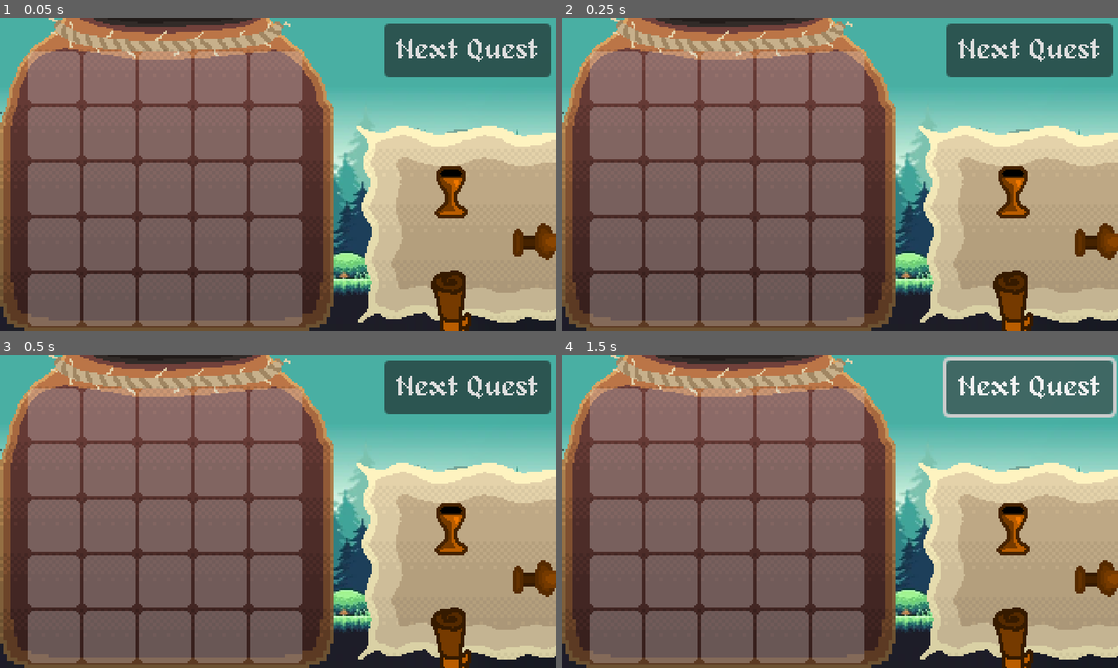
Above: before the commit, frames 1-4 (two rows, left to right).
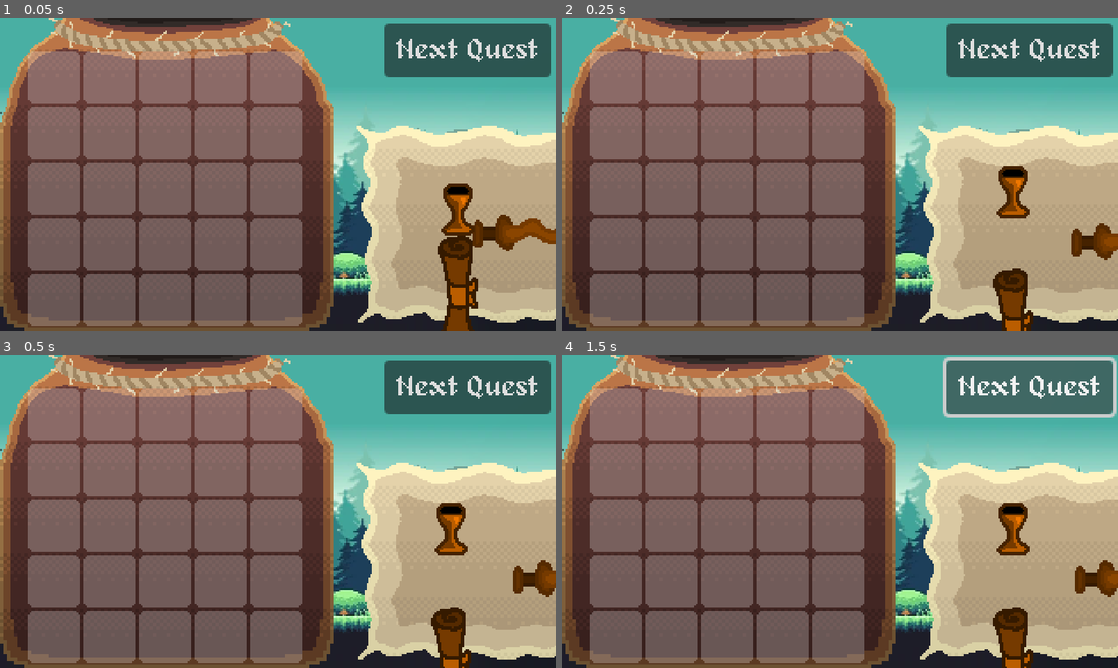
Above: after the commit, the same moments.

Repository: Pyroglyph/lame-jam-52
Game: Godot game, scene res://scenes/game.tscn
The game is run twice, just before and just after one commit, with the same random seed, the same clock (stepped at 60 frames per second) and the same inputs.
Inputs:
- Up to frame 1 (0.05 s): no input
- Up to frame 2 (0.25 s): no input
- Up to frame 3 (0.5 s): no input
- Up to frame 4 (1.5 s): click "Next Quest" at 0.5 s; click "Next Quest" at 1.25 s

The runs differ from the first frame. In frame 1, 4.0% of the frame differs, in the area x 77-100%, y 47-100%; in frame 2, 0.4%; in frame 3, nothing differs; in frame 4, nothing differs.

Commit message:
Add discard area

Diff:
--- a/scenes/game.tscn
+++ b/scenes/game.tscn
@@ -11,6 +11,7 @@
 [ext_resource type="PackedScene" uid="uid://cg000hwsj0kil" path="res://scenes/items/necklace.tscn" id="5_vtaks"]
 [ext_resource type="PackedScene" uid="uid://bj8hmfx4cfcfh" path="res://scenes/items/scepter.tscn" id="6_kvpfn"]
 [ext_resource type="FontFile" uid="uid://dwh88hp7prsrr" path="res://assets/alagard.ttf" id="8_gee14"]
+[ext_resource type="Script" uid="uid://cck8kukpkx6ws" path="res://src/discard_area.gd" id="11_dinhu"]
 
 [sub_resource type="RectangleShape2D" id="RectangleShape2D_p57ef"]
 size = Vector2(133, 122)
@@ -109,9 +110,10 @@
 position = Vector2(144, 16)
 
 [node name="DiscardArea" type="Area2D" parent="."]
+position = Vector2(266, 119)
+script = ExtResource("11_dinhu")
 
 [node name="CollisionShape2D" type="CollisionShape2D" parent="DiscardArea"]
-position = Vector2(266, 119)
 shape = SubResource("RectangleShape2D_p57ef")
 
 [node name="Button" type="Button" parent="."]
--- /dev/null
+++ b/src/discard_area.gd
@@ -0,0 +1,44 @@
+extends Area2D
+
+func get_discarded_items() -> Array[Item]:
+	var items: Array[Item] = []
+	for child in get_children():
+		if child is Item:
+			items.append(child)
+	return items
+
+func _notification(what: int) -> void:
+	if what == NOTIFICATION_CHILD_ORDER_CHANGED:
+		var items = get_discarded_items()
+		if len(items) > 0:
+			var newest_item: Item = items.pop_back()
+			print(newest_item.item_name + " added to DiscardArea")
+			update_item_positions()
+
+# Distribute items evenly
+func update_item_positions():
+	print("Updating item positions")
+	var items = get_discarded_items()
+
+	var rect = $CollisionShape2D.shape.size
+	const padding = 10
+
+	for i in range(len(items)):
+		var angle = i * (360. / len(items))
+		var radius = min(rect.x - padding * 2, rect.y - padding * 2) / 3
+
+		var position_x = cos(deg_to_rad(angle)) * radius + padding
+		var position_y = sin(deg_to_rad(angle)) * radius + padding
+
+		items[i].target_position = global_position + Vector2(position_x, position_y)
+
+func discard_items():
+	for item in get_discarded_items():
+		# Detach to avoid any race conditions
+		reparent($/root)
+
+		# Animate them offscreen instead of just having them disappear
+		item.target_position = item.global_position + Vector2(0, 1000)
+
+		await get_tree().create_timer(0.5).timeout
+		item.queue_free()
--- a/src/game.gd
+++ b/src/game.gd
@@ -37,26 +37,16 @@
 				new_items.append(item.scene)
 				break
 
-	# Distribute items evenly in the discard area
-	var discard_area_collider = $DiscardArea/CollisionShape2D
-	var rect = discard_area_collider.shape.size
-	const padding = 10
-	var item_count = new_items.size()
-	for _i in range(item_count):
-		var item = new_items[_i]
+	for item in new_items:
 		var new_item = item.instantiate()
 
 		# Add a 5% chance for an item to be rarer
 		if randi() % 20 == 0:
 			new_item.tier = Tier.SILVER
+
 		$DiscardArea.add_child(new_item)
 
-		# Distribute items evenly
-		var angle = _i * (360. / item_count)
-		var radius = min(rect.x - padding * 2, rect.y - padding * 2) / 3
+func next_quest():
+	$DiscardArea.discard_items()
 
-		var position_x = cos(deg_to_rad(angle)) * radius + padding
-		var position_y = sin(deg_to_rad(angle)) * radius + padding
-
-		new_item.global_position = discard_area_collider.global_position + Vector2(position_x, position_y)
-		new_item.target_position = new_item.global_position
+	give_new_items()
--- a/src/item.gd
+++ b/src/item.gd
@@ -31,6 +31,7 @@
 	is_grabbed = true
 	grab_offset = get_viewport().get_mouse_position() - global_position
 	original_position = global_position.round()
+	reparent($/root/Game)
 
 	original_grid_cells = []
 	# Iterate through grid cells and clear the reference if they contain this item
@@ -57,7 +58,34 @@
 			Tier.GOLD:
 				$Sprite2D.modulate = Color(1, 1, 0) # Gold color
 
+func intersects_with(global_rect: Rect2) -> bool:
+	# This only handles rectangles
+	var intersects := false
+	for cell: Cell in get_children().filter(is_cell):
+		var cell_collision_shape: CollisionShape2D = cell.get_node("Area2D/CollisionShape2D")
+		var cell_local_rect: Rect2 = cell_collision_shape.shape.get_rect()
+		# Transform the cell's local rectangle to global space
+		var cell_global_rect: Rect2 = cell_local_rect * cell.get_node("Area2D").global_transform
+
+		if cell_global_rect.intersects(global_rect):
+			intersects = true
+			break
+
+	return intersects
+
 func on_release():
+	# first, determine if any of the cells are colliding with the discard area
+	var discard_local_rect = $/root/Game/DiscardArea/CollisionShape2D.shape.get_rect()
+	var discard_global_rect = discard_local_rect * $/root/Game/DiscardArea.global_transform
+	if intersects_with(discard_global_rect):
+		print("Dropped on discard area")
+		# discard area automatically handles new children
+		reparent($/root/Game/DiscardArea)
+		is_grabbed = false
+		return
+
+	# if we're not discarding it, check if its on the grid properly
+	print("Checking drop location")
 	var grid_cells = get_grid_cells()
 	var valid_position = true
 	var snap_target: Vector2 = Vector2.ZERO
@@ -93,7 +121,7 @@
 		if snap_target != Vector2.ZERO:
 			target_position = snap_target
 	else:
-		print("returning" + item_name + " to original position")
+		print("returning " + item_name + " to original position")
 		target_position = original_position
 		is_grabbed = false
 
@@ -104,5 +132,5 @@
 
 func _input(event: InputEvent) -> void:
 	if event is InputEventMouseButton and event.is_released() and is_grabbed:
-		print("releasing " + item_name)
+		print("trying to release " + item_name)
 		on_release()
Not shown: 1 places in scenes/game.tscn that only renumber resources
Not shown, added: src/discard_area.gd.uid
